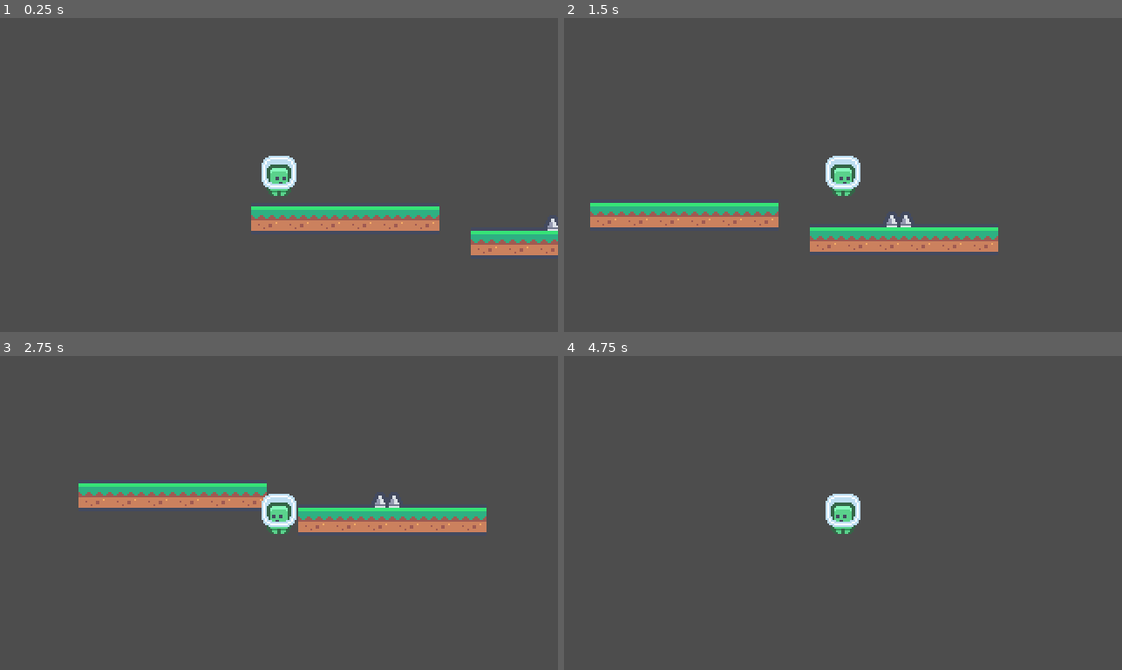
Above: before the commit, frames 1-4 (two rows, left to right).
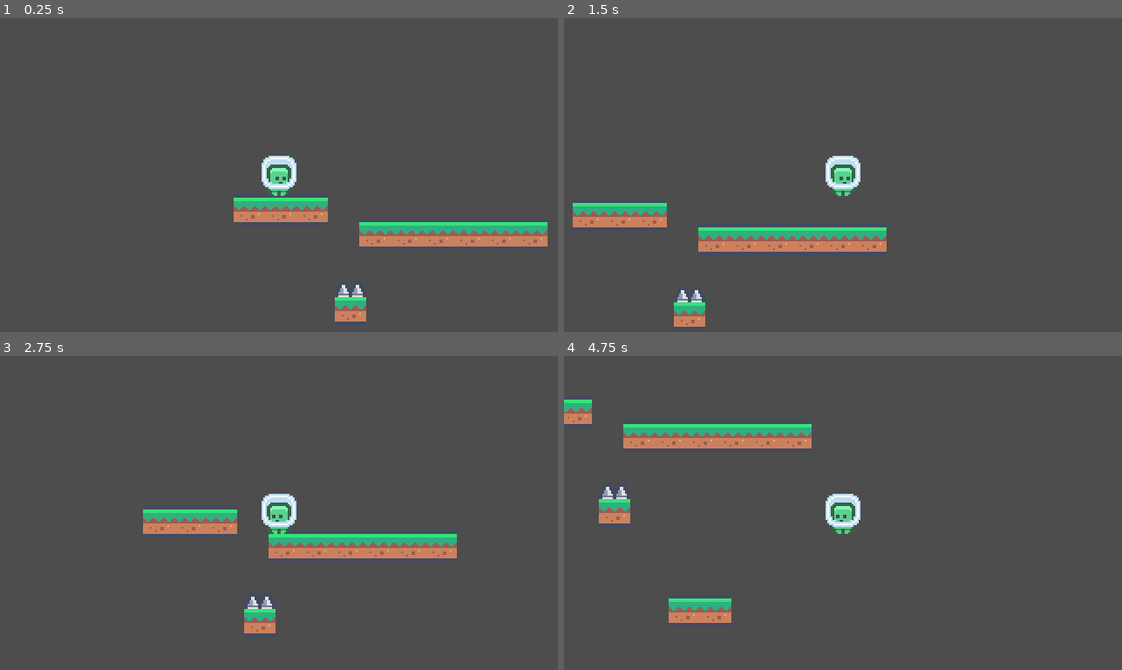
Above: after the commit, the same moments.

Repository: platz-halter/mario_clone
Game: Godot game, scene res://world.tscn
Same seed, same stepped clock (60 frames per second), same inputs: the game is played once before the commit and once after it.
Inputs:
- Up to frame 1 (0.25 s): no input
- Up to frame 2 (1.5 s): hold Shift (dash) 0.53-1.28 s; hold Right (ui_right) from 0.53 s (still down); tap Up (ui_up) at 0.77 s; tap Shift (dash) at 1.35 s
- Up to frame 3 (2.75 s): tap Up (ui_up) at 1.52 s; release Right (ui_right) at 2.03 s; hold Left (ui_left) from 2.03 s (still down); hold Shift (dash) from 2.03 s (still down)
- Up to frame 4 (4.75 s): release Left (ui_left) at 2.78 s; release Shift (dash) at 2.78 s; hold Right (ui_right) 2.78-4.28 s; tap Shift (dash) at 2.85, 4.35 s; tap Up (ui_up) at 3.02, 3.77, 4.52 s; hold Shift (dash) 3.53-4.28 s; hold Left (ui_left) from 4.28 s (still down)

The runs differ from the first frame. In frame 1, 6.4% of the frame differs, in the area x 41-100%, y 57-97%; in frame 2, 5.9%; in frame 3, 9.8%, in the area x 14-88%, y 40-89%; in frame 4, 4.4%.

Commit message:
added group for spikes

Diff:
--- a/Levels/level_1.tscn
+++ b/Levels/level_1.tscn
@@ -1,58 +1,49 @@
-[gd_scene load_steps=3 format=3 uid="uid://dqy1bgyeg2jo4"]
+[gd_scene load_steps=4 format=3 uid="uid://dqy1bgyeg2jo4"]
 
 [ext_resource type="PackedScene" uid="uid://dhs7x7suf33og" path="res://Objects/Blocks/Grass/grass_floor.tscn" id="2_80btb"]
 [ext_resource type="PackedScene" uid="uid://d3nmtktli0buh" path="res://Objects/Utils/player_start.tscn" id="3_gwb31"]
+[ext_resource type="PackedScene" uid="uid://dxftjpgp8q6ol" path="res://Objects/LevelElements/spikes.tscn" id="3_ip3kg"]
 
 [node name="level_1" type="Node2D"]
 
 [node name="player_start" parent="." instance=ExtResource("3_gwb31")]
-unique_name_in_owner = true
-position = Vector2(29, 24)
+position = Vector2(93, 29)
+
+[node name="grass_floor3" parent="." instance=ExtResource("2_80btb")]
+position = Vector2(134, 114)
 
 [node name="grass_floor" parent="." instance=ExtResource("2_80btb")]
-unique_name_in_owner = true
-position = Vector2(22, 57)
+position = Vector2(174, 171)
 
 [node name="grass_floor2" parent="." instance=ExtResource("2_80btb")]
-unique_name_in_owner = true
-position = Vector2(40, 57)
-
-[node name="grass_floor3" parent="." instance=ExtResource("2_80btb")]
-unique_name_in_owner = true
-position = Vector2(58, 57)
+position = Vector2(192, 171)
 
 [node name="grass_floor4" parent="." instance=ExtResource("2_80btb")]
-unique_name_in_owner = true
 position = Vector2(76, 57)
 
 [node name="grass_floor5" parent="." instance=ExtResource("2_80btb")]
-unique_name_in_owner = true
 position = Vector2(94, 57)
 
 [node name="grass_floor6" parent="." instance=ExtResource("2_80btb")]
-unique_name_in_owner = true
 position = Vector2(112, 57)
 
 [node name="grass_floor7" parent="." instance=ExtResource("2_80btb")]
-unique_name_in_owner = true
 position = Vector2(148, 71)
 
 [node name="grass_floor8" parent="." instance=ExtResource("2_80btb")]
-unique_name_in_owner = true
 position = Vector2(166, 71)
 
 [node name="grass_floor9" parent="." instance=ExtResource("2_80btb")]
-unique_name_in_owner = true
 position = Vector2(184, 71)
 
 [node name="grass_floor10" parent="." instance=ExtResource("2_80btb")]
-unique_name_in_owner = true
 position = Vector2(202, 71)
 
 [node name="grass_floor11" parent="." instance=ExtResource("2_80btb")]
-unique_name_in_owner = true
 position = Vector2(220, 71)
 
 [node name="grass_floor12" parent="." instance=ExtResource("2_80btb")]
-unique_name_in_owner = true
 position = Vector2(238, 71)
+
+[node name="spikes" parent="." instance=ExtResource("3_ip3kg")]
+position = Vector2(134, 98)
--- /dev/null
+++ b/Objects/LevelElements/spikes.gd
@@ -0,0 +1,11 @@
+extends Area2D
+
+
+# Called when the node enters the scene tree for the first time.
+func _ready():
+	pass
+
+
+# Called every frame. 'delta' is the elapsed time since the previous frame.
+func _process(delta):
+	pass
--- a/Objects/LevelElements/spikes.tscn
+++ b/Objects/LevelElements/spikes.tscn
@@ -1,11 +1,13 @@
-[gd_scene load_steps=3 format=3 uid="uid://dxftjpgp8q6ol"]
+[gd_scene load_steps=4 format=3 uid="uid://dxftjpgp8q6ol"]
 
 [ext_resource type="Texture2D" uid="uid://cxkv0boq10awy" path="res://Assets/Tiles/tile_0068.png" id="1_u51xp"]
+[ext_resource type="Script" path="res://Objects/LevelElements/spikes.gd" id="1_w2dmy"]
 
 [sub_resource type="RectangleShape2D" id="RectangleShape2D_50vac"]
 size = Vector2(18, 9)
 
-[node name="spikes" type="Area2D"]
+[node name="spikes" type="Area2D" groups=["spikes"]]
+script = ExtResource("1_w2dmy")
 
 [node name="CollisionShape2D" type="CollisionShape2D" parent="."]
 position = Vector2(0, 4)
--- a/player.gd
+++ b/player.gd
@@ -40,5 +40,7 @@
 			velocity.y = -jump_power
 	move_and_slide()
 
+	print(get_tree().get_nodes_in_group("spikes"))
+
 func _on_spikes_body_entered(body):
 	print("game over") # Replace with function body.
--- a/world.gd
+++ b/world.gd
@@ -21,6 +21,7 @@
 	$Player.position = t.position
 
 	print(get_tree_string_pretty())
+
 func _process(delta): #System UI
 	if Input.is_action_just_pressed("sys_exit"):
 		get_tree().quit()
--- a/world.tscn
+++ b/world.tscn
@@ -1,9 +1,8 @@
-[gd_scene load_steps=5 format=3 uid="uid://b6arb6byxjw3v"]
+[gd_scene load_steps=4 format=3 uid="uid://b6arb6byxjw3v"]
 
 [ext_resource type="Script" path="res://world.gd" id="1_ui034"]
 [ext_resource type="PackedScene" uid="uid://breslrdu4ta07" path="res://player.tscn" id="2_2jgat"]
 [ext_resource type="PackedScene" uid="uid://dqy1bgyeg2jo4" path="res://Levels/level_1.tscn" id="3_g8l1w"]
-[ext_resource type="PackedScene" uid="uid://dxftjpgp8q6ol" path="res://Objects/LevelElements/spikes.tscn" id="4_42gtw"]
 
 [node name="world" type="Node2D"]
 visibility_layer = 3
@@ -15,9 +14,3 @@
 local_grav = 4
 
 [node name="level_1" parent="." instance=ExtResource("3_g8l1w")]
-
-[node name="spikes" parent="level_1" instance=ExtResource("4_42gtw")]
-position = Vector2(190, 55)
-
-[connection signal="body_entered" from="level_1/spikes" to="Player" method="_on_spikes_body_entered"]
-[connection signal="body_entered" from="level_1/spikes" to="Player" method="_on_spikes_2_body_entered"]
